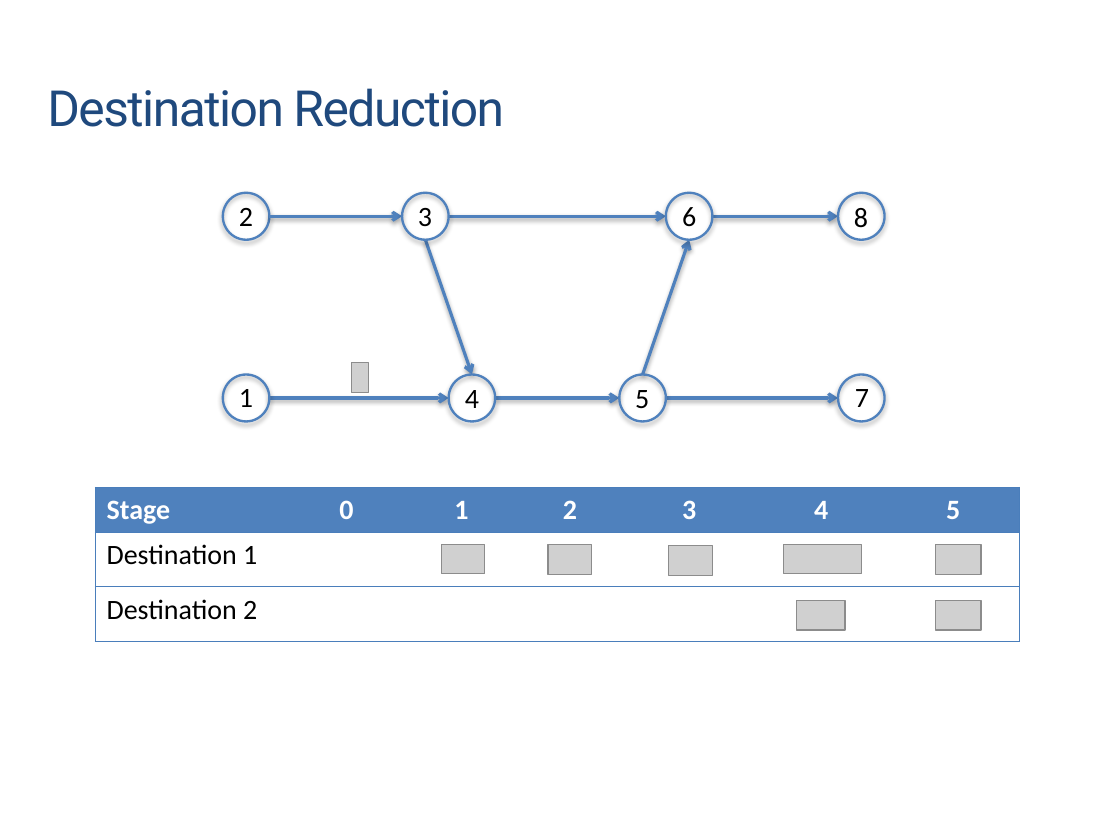
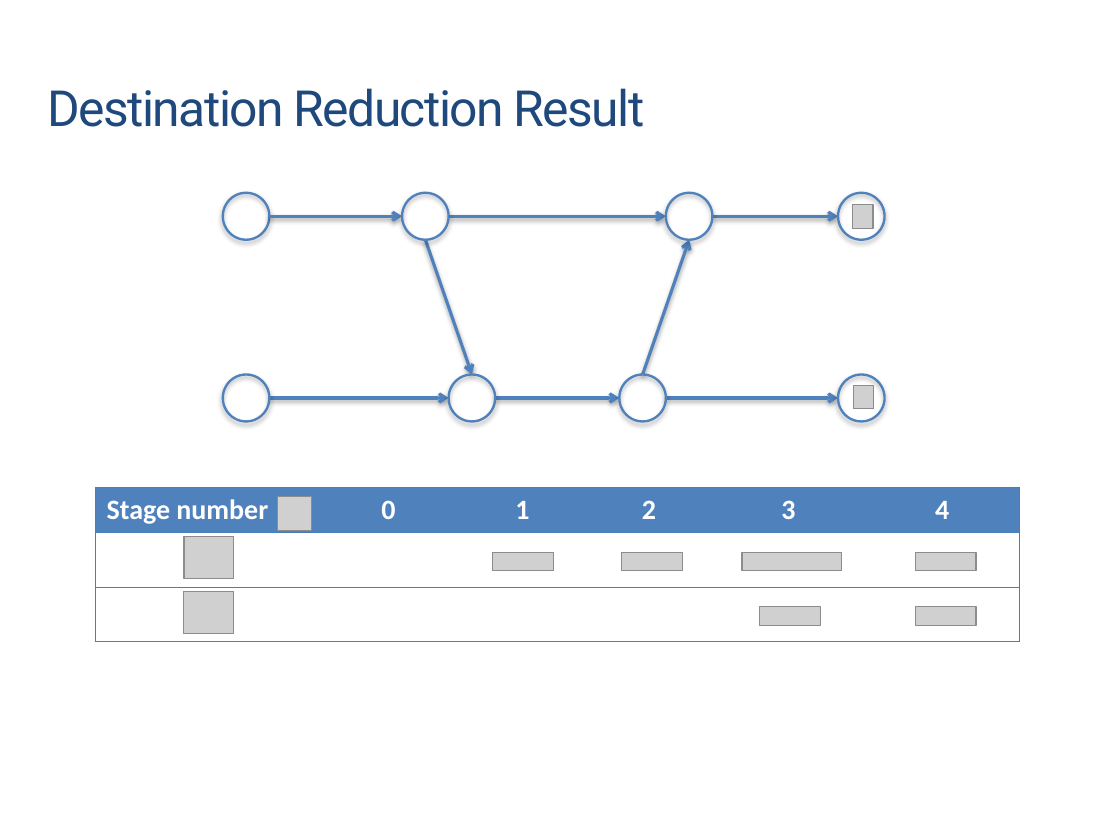
Before and after one commit to weifei/tuz, a slide deck: slide 7 of ExampleSlides.pptx (slide 4 before the commit). Drawn at 1120x840 pixels with LibreOffice and Linux fonts; fonts in the diff are those of the drawing; grey boxes stand for pictures; background and template pictures are left out. Boxes give left, top, right and bottom in pixels: in the first picture for what was removed or moved away, otherwise in the second. Text is boxed around its words. In the diff, an @@ line names an element or a change of style, - is before the commit and + after.

```diff
--- a/ExampleSlides.pptx
+++ b/ExampleSlides.pptx
@@ text at <box>47,88,645,127</box>: text changed @@
-Destination Reduction
+Destination Reduction Result
@@ picture added at <box>852,205,872,228</box> @@
@@ group removed at <box>239,207,869,408</box>: 8 texts, 1 picture @@
-2
-1
-3
-4
-6
-5
-7
-8
@@ picture added at <box>853,385,874,409</box> @@
@@ table at <box>95,487,1020,641</box> @@
-column 1: Stage | Destination 1 | Destination 2
+column 1: Stage number |  | 
-column 7: 5 |  | 
@@ picture added at <box>278,496,312,531</box> @@
@@ picture added at <box>184,536,233,579</box> @@
@@ picture removed at <box>441,544,485,573</box> @@
@@ picture added at <box>493,552,553,571</box> @@
@@ picture removed at <box>548,544,591,573</box> @@
@@ picture added at <box>622,552,682,571</box> @@
@@ picture removed at <box>669,545,712,575</box> @@
@@ picture added at <box>741,552,841,571</box> @@
@@ picture removed at <box>784,544,861,573</box> @@
@@ picture added at <box>915,552,976,571</box> @@
@@ picture removed at <box>936,544,981,573</box> @@
@@ picture added at <box>184,591,233,634</box> @@
@@ picture added at <box>759,607,820,626</box> @@
@@ picture removed at <box>796,600,844,629</box> @@
@@ picture added at <box>915,607,976,626</box> @@
@@ picture removed at <box>936,600,981,629</box> @@
```
Also in this commit, not shown: 20 other slides changed, 7 slides added, 2 slides removed, 2 other files.
